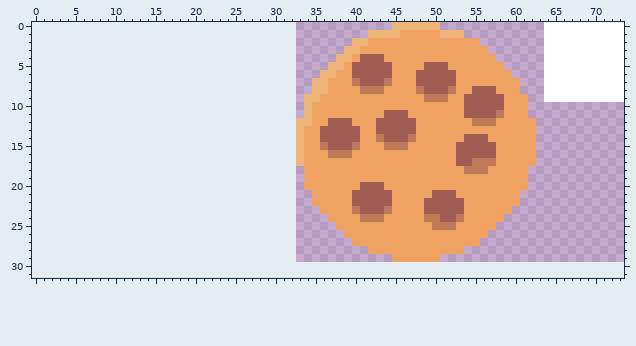
Edited in one commit: sprite sheet (atlas.png). Above, as it was before the edit.
The file is 41x30 pixels. The old version is drawn lined up with the new one, on the new canvas.
New version:
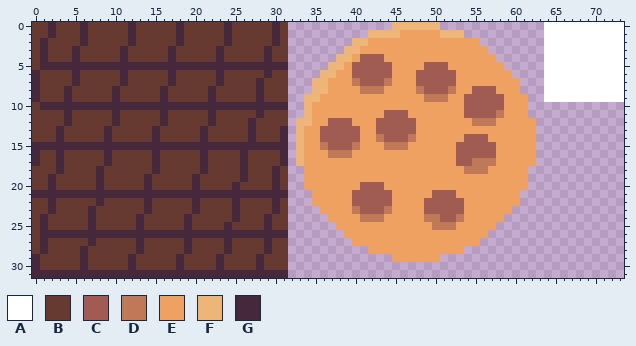
Palette (. is transparent): A #ffffff  B #663931  C #a05b53  D #bf7958  E #eea160  F #eeb579  G #45283c
The exact change:
{"change": "canvas 41x30 -> 74x32, the old top-left corner now at 33,0"}
{"y":0,"x":0,"old":"................................","new":"BBGBBBGBBBBBGBBBBBGBBBBBGBBBBBGB"}
{"y":1,"x":0,"old":"................................","new":"BBGBBBGBBBBBGBBBBBGBBBBBGBBBBBGB"}
{"y":2,"x":0,"old":"................................","new":"BGBBBBGBBBBBGBBBBBGBBBBBGBBBBBGB"}
{"y":3,"x":0,"old":"................................","new":"BGBBBGBBBBBGBBBBBGBBBBBGBBBBBGBB"}
{"y":4,"x":0,"old":"................................","new":"BGBBBGBBBBBGBBBBBGBBBBBGBBBBBGBB"}
{"y":5,"x":0,"old":"................................","new":"BGGGGGGGGGGGGGGGGGGGGGGGGGGGGGGG"}
{"y":6,"x":0,"old":"................................","new":"GBBBBGBBBBBGBBBBBGBBBBBGBBBBBGBB"}
{"y":7,"x":0,"old":"................................","new":"GBBBBGBBBBBGBBBBBGBBBBBGBBBBGBBB"}
{"y":8,"x":0,"old":"................................","new":"GBBBGBBBBBGBBBBBGBBBBBGBBBBBGBBB"}
{"y":9,"x":0,"old":"................................","new":"GBBBGBBBBBGBBBBBGBBBBBGBBBBBGBBB"}
{"y":10,"x":0,"old":"................................","new":"BGGGGGGGGGGGGGGGGGGGGGGGGGGGGGGG"}
{"y":11,"x":0,"old":"................................","new":"BBBBGBBBBBGBBBBBGBBBBBGBBBBBGBBB"}
{"y":12,"x":0,"old":"................................","new":"BBBBGBBBBBGBBBBBGBBBBBGBBBBGBBBB"}
{"y":13,"x":0,"old":"................................","new":"BBBGBBBBBGBBBBBGBBBBBGBBBBBGBBBG"}
{"y":14,"x":0,"old":"................................","new":"BBBGBBBBBGBBBBBGBBBBBGBBBBBGBBBG"}
{"y":15,"x":0,"old":"................................","new":"GGGGGGGGGGGGGGGGGGGGGGGGGGGGGGGG"}
{"y":16,"x":0,"old":"................................","new":"GBBGBBBBBGBBBBBGBBBBBGBBBBGBBBBG"}
{"y":17,"x":0,"old":"................................","new":"GBBGBBBBBGBBBBBGBBBBBGBBBBGBBBBG"}
{"y":18,"x":0,"old":"................................","new":"BBBGBBBBGBBBBBBGBBBBBGBBBBGBBBGB"}
{"y":19,"x":0,"old":"................................","new":"BBGBBBBBGBBBBBGBBBBBGBBBBBGBBBGB"}
{"y":20,"x":0,"old":"................................","new":"BBGBBBBBGBBBBBGBBBBBGBBBBGBBBBGB"}
{"y":21,"x":0,"old":"................................","new":"GGGGGGGGGGGGGGGGGGGGGGGGGGGGGGGG"}
{"y":22,"x":0,"old":"................................","new":"BBGBBBBBGBBBBBGBBBBBGBBBBGBBBBGB"}
{"y":23,"x":0,"old":"................................","new":"BBGBBBBGBBBBBBGBBBBBGBBBBGBBBBGB"}
{"y":24,"x":0,"old":"................................","new":"BGBBBBBGBBBBBGBBBBBGBBBBBGBBBGBB"}
{"y":25,"x":0,"old":"................................","new":"BGBBBBBGBBBBBGBBBBBGBBBBGBBBBGBB"}
{"y":26,"x":0,"old":"................................","new":"BGGGGGGGGGGGGGGGGGGGGGGGGGGGGGGG"}
{"y":27,"x":0,"old":"................................","new":"BGBBBBBGBBBBBGBBBBBGBBBBGBBBBGBB"}
{"y":28,"x":0,"old":"................................","new":"BGBBBBGBBBBBBGBBBBBGBBBBGBBBBGBB"}
{"y":29,"x":0,"old":"................................","new":"GBBBBBGBBBBBGBBBBBGBBBBGBBBBGBBB"}
{"y":30,"x":0,"old":"................................","new":"GBBBBBGBBBBBGBBBBBGBBBBGBBBBGBBB"}
{"y":31,"x":0,"old":"................................","new":"GGGGGGGGGGGGGGGGGGGGGGGGGGGGGGGG"}
